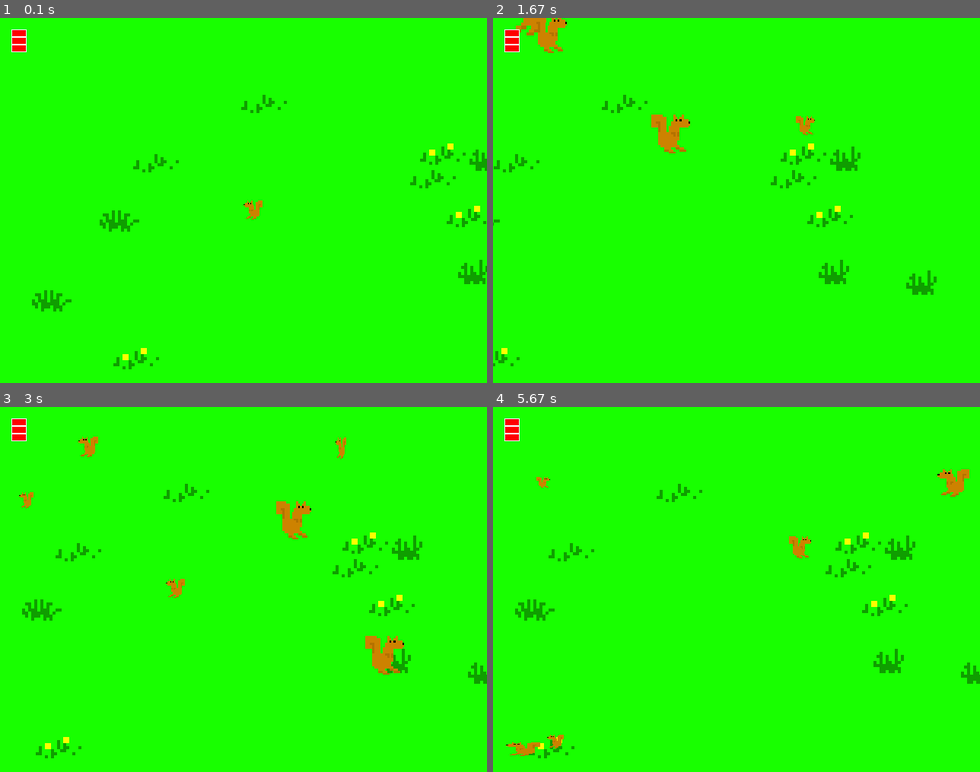
Above: before the commit, frames 1-4 (two rows, left to right).
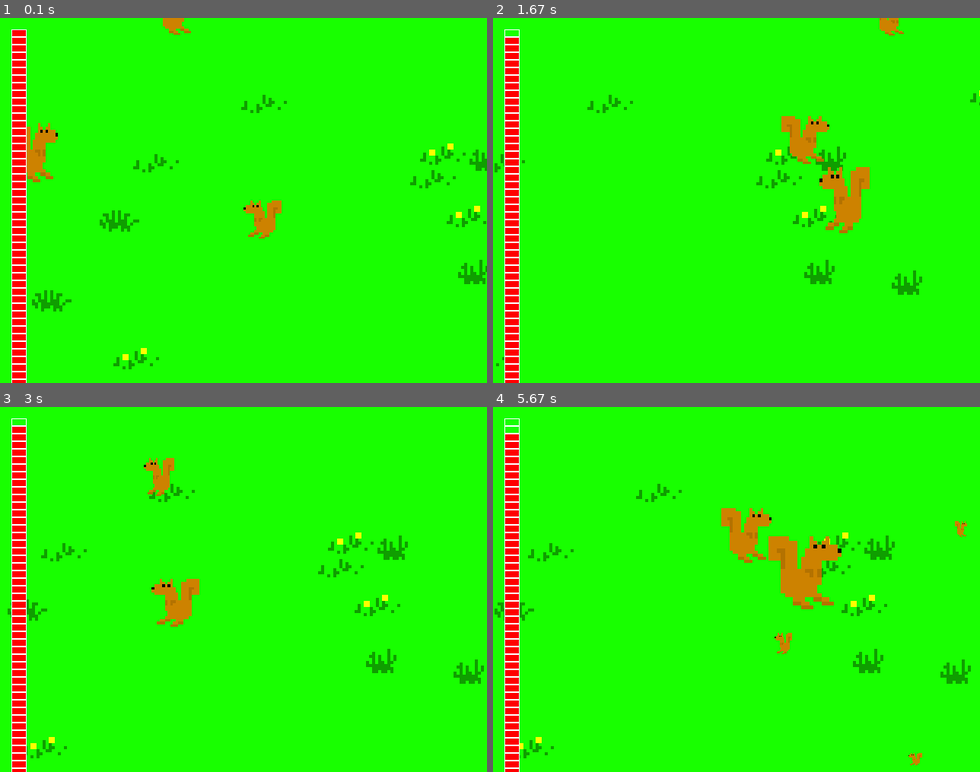
Above: after the commit, the same moments.

Repository: KyleEd1016/raspberrypigames
Game: pygame game, started from squirrel.py
The game is run twice, just before and just after one commit, with the same random seed, the same clock (stepped at 60 frames per second) and the same inputs.
Inputs:
- Up to frame 1 (0.1 s): no input
- Up to frame 2 (1.67 s): hold Right 0.33-0.8 s; hold Up 0.83-1.13 s; hold Right 1.17-1.63 s
- Up to frame 3 (3 s): hold Left 1.67-2.2 s; hold Down 2.23-2.53 s; hold Left 2.57-2.97 s
- Up to frame 4 (5.67 s): hold Up 3-3.37 s; hold Right 3.4-4.03 s; hold Down 4.07-4.43 s; hold Left 4.47-4.93 s; hold Right 4.97-5.43 s; hold Up from 5.47 s (still down)

The runs differ from the first frame. In frame 1, 4.0% of the frame differs, in the area x 2-58%, y 0-100%; in frame 2, 7.4%; in frame 3, 7.1%; in frame 4, 8.5%, in the area x 0-100%, y 3-100%.

Commit message:
made health bigger

Diff:
--- a/squirrel.py
+++ b/squirrel.py
@@ -6,7 +6,7 @@
 import random, sys, time, math, pygame
 from pygame.locals import *
 
-FPS = 30 # frames per second to update the screen
+FPS = 30# frames per second to update the screen
 WINWIDTH = 640 # width of the program's window, in pixels
 WINHEIGHT = 480 # height in pixels
 HALF_WINWIDTH = int(WINWIDTH / 2)
@@ -19,17 +19,17 @@
 CAMERASLACK = 90     # how far from the center the squirrel moves before moving the camera
 MOVERATE = 9         # how fast the player moves
 BOUNCERATE = 6       # how fast the player bounces (large is slower)
-BOUNCEHEIGHT = 30    # how high the player bounces
-STARTSIZE = 25       # how big the player starts off
-WINSIZE = 300        # how big the player needs to be to win
+BOUNCEHEIGHT = 30   # how high the player bounces
+STARTSIZE = 50       # how big the player starts off
+WINSIZE = 3000       # how big the player needs to be to win
 INVULNTIME = 2       # how long the player is invulnerable after being hit in seconds
-GAMEOVERTIME = 4     # how long the "game over" text stays on the screen in seconds
-MAXHEALTH = 3        # how much health the player starts with
+GAMEOVERTIME =1     # how long the "game over" text stays on the screen in seconds
+MAXHEALTH = 100        # how much health the player starts with
 
 NUMGRASS = 80        # number of grass objects in the active area
 NUMSQUIRRELS = 30    # number of squirrels in the active area
 SQUIRRELMINSPEED = 3 # slowest squirrel speed
-SQUIRRELMAXSPEED = 7 # fastest squirrel speed
+SQUIRRELMAXSPEED = 70# fastest squirrel speed
 DIRCHANGEFREQ = 2    # % chance of direction change per frame
 LEFT = 'left'
 RIGHT = 'right'
